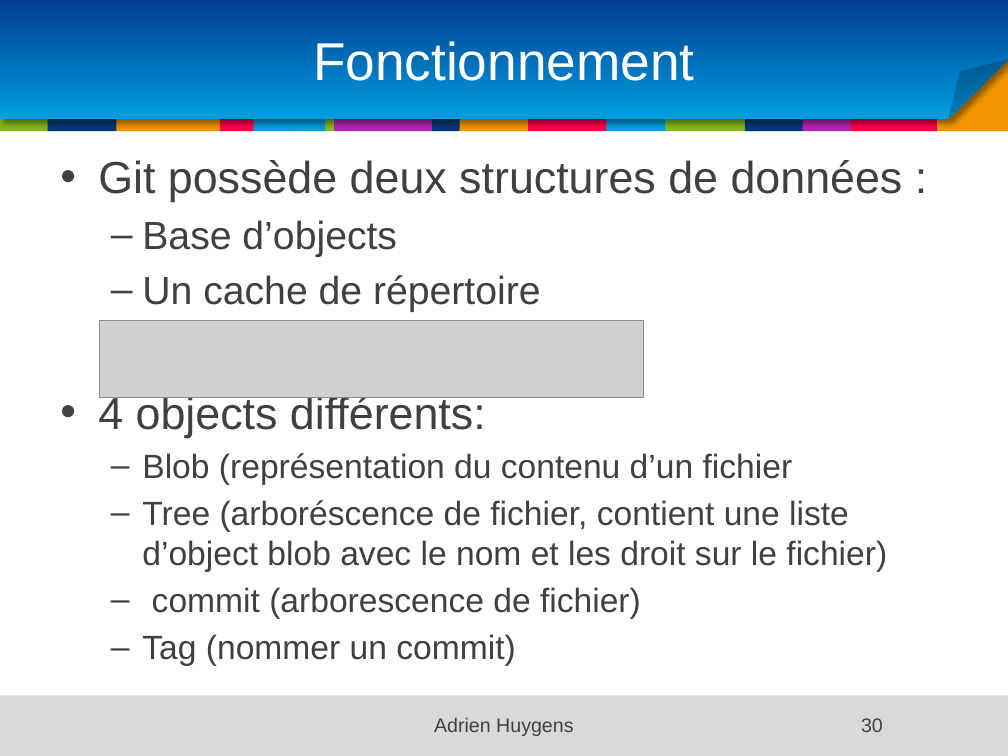
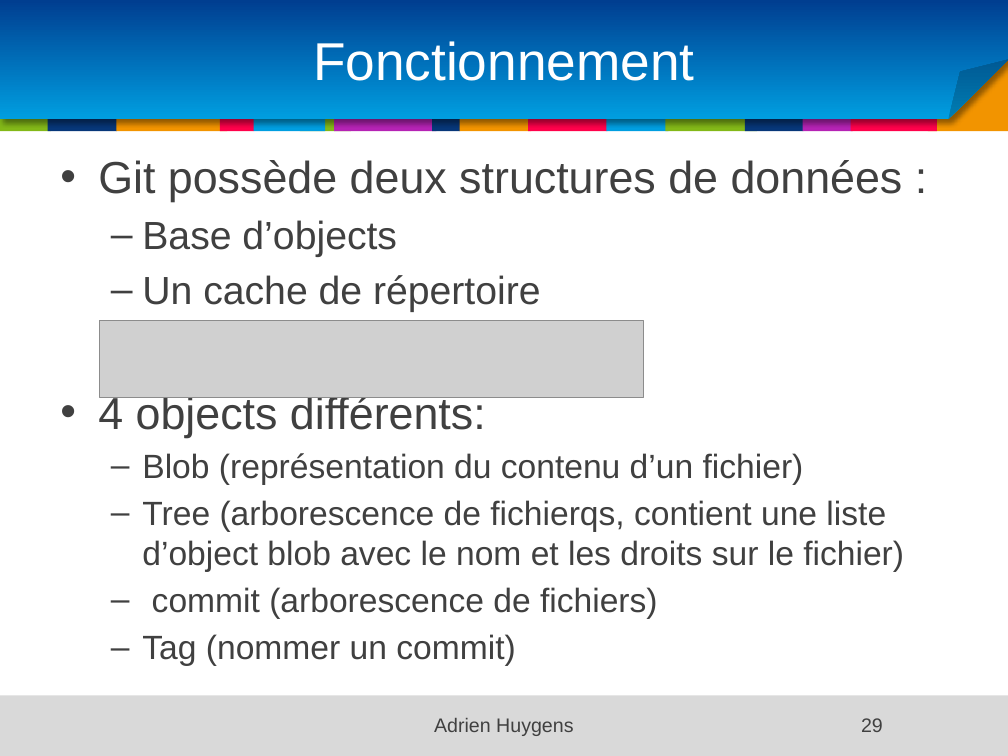
Before and after one commit to samouraii/CoursEntrepriseNumerique, a slide deck: slide 29 of Chapitre1.pptx (slide 30 before the commit). Drawn at 1008x756 pixels with LibreOffice and Linux fonts; fonts in the diff are those of the drawing; grey boxes stand for pictures; background and template pictures are left out. Boxes give left, top, right and bottom in pixels: in the first picture for what was removed or moved away, otherwise in the second. Text is boxed around its words. In the diff, an @@ line names an element or a change of style, - is before the commit and + after.

```diff
--- a/Chapitre1.pptx
+++ b/Chapitre1.pptx
@@ text at [142,453,904,619]: text changed @@
-  – Blob (représentation du contenu d’un fichier
-  – Tree (arboréscence de fichier, contient une liste d’object blob avec le nom et les droit sur le fichier)
-  – commit (arborescence de fichier)
+  – Blob (représentation du contenu d’un fichier)
+  – Tree (arborescence de fichierqs, contient une liste d’object blob avec le nom et les droits sur le fichier)
+  – commit (arborescence de fichiers)
@@ page number at [861,718,883,732]: text changed @@
-30
+29
```
Also in this commit, not shown: 43 other slides changed, 1 slide removed.
